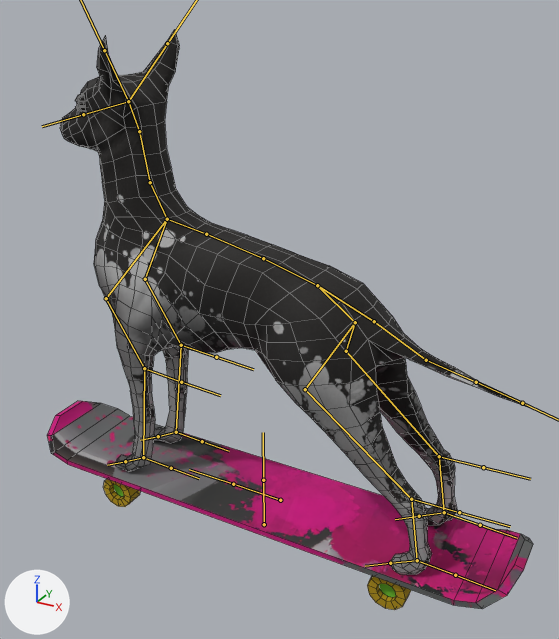
A saved change to the FBX model Assets/Models/Doggo/SK_Doggo.fbx.
One viewpoint serves both versions: a 50 mm lens placed at (1.84, -3.17, 2.91), pointed at (0.07, 0.06, 1.3). The axes (+X, +Y, +Z) are drawn at lower left. The lights are the same throughout. The bones that bend it are drawn over the model as lines. Mesh edges are drawn as thin lines.

The first picture shows 'Cube', 'Doggo_low'.
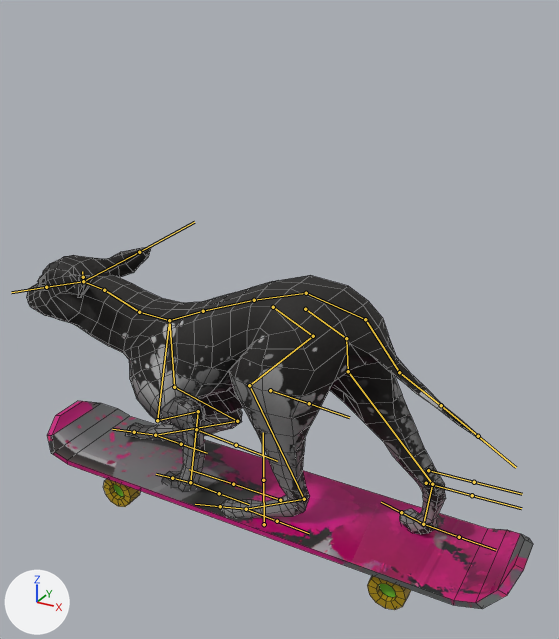
The newer file adds an action. The first version stands in its rest pose; the second is drawn at frame 1 of the action 'DoggoRig|Doggo_Jump'.

Where the change shows, as pixel boxes (x1, y1, x2, y2) in the pictures (559 x 639 px):
'Doggo_low', posed (48% shorter): before (60, 29, 529, 575); after (26, 248, 482, 534)
bone 'spine01', root to tip: before (317, 285) to (263, 258); after (306, 293) to (254, 300)
bone 'spine04', root to tip: before (167, 219) to (150, 182); after (169, 320) to (139, 312)
bone 'head', root to tip: before (128, 101) to (83, 114); after (83, 281) to (46, 287)
bone 'ear_l', root to tip: before (128, 101) to (104, 50); after (83, 281) to (83, 277)
bone 'ear_r', root to tip: before (128, 101) to (167, 43); after (83, 281) to (139, 252)
bone 'shoulder_l', root to tip: before (167, 219) to (106, 298); after (169, 320) to (157, 420)
bone 'upperarm_l', root to tip: before (106, 298) to (144, 368); after (157, 420) to (198, 411)
bone 'lowerarm_l', root to tip: before (144, 368) to (143, 457); after (198, 411) to (190, 482)
bone 'shoulder_r', root to tip: before (167, 219) to (145, 279); after (169, 320) to (174, 387)
bone 'upperarm_r', root to tip: before (145, 279) to (181, 345); after (174, 387) to (237, 421)
bone 'lowerarm_r', root to tip: before (181, 345) to (176, 432); after (237, 421) to (155, 435)
bone 'foot_f_r', root to tip: before (176, 432) to (158, 436); after (155, 435) to (134, 432)
bone 'tailroot', root to tip: before (317, 285) to (374, 321); after (306, 293) to (365, 319)
bone 'tail01', root to tip: before (374, 321) to (426, 360); after (365, 319) to (399, 372)
bone 'tail02', root to tip: before (426, 360) to (476, 382); after (399, 372) to (441, 405)
bone 'hip_l', root to tip: before (317, 285) to (355, 322); after (273, 307) to (313, 336)
bone 'upperleg_l', root to tip: before (355, 322) to (305, 389); after (313, 336) to (249, 385)
bone 'upperleg_02_l', root to tip: before (305, 389) to (411, 499); after (249, 385) to (304, 499)
bone 'shin_l', root to tip: before (411, 499) to (417, 560); after (304, 499) to (246, 509)
bone 'foot_b_r', root to tip: before (417, 560) to (390, 563); after (246, 509) to (220, 506)
bone 'hip_r', root to tip: before (317, 285) to (355, 322); after (305, 309) to (346, 338)
bone 'upperleg_02_r', root to tip: before (346, 351) to (439, 456); after (348, 371) to (432, 484)
bone 'shin_r', root to tip: before (439, 456) to (444, 512); after (432, 484) to (423, 524)

The edits, one by one:
Bone 'spine01' (bone_spine01) moves from (0.0, 0.0, 0.0) to (-0.065, 0.045, 0.0).
Bone 'spine01' (bone_spine01) turns from (0, 0, 0) to (0, 0, 34) degrees about its own x, y and z.
Bone 'spine04' (bone_spine04) turns from (0, 0, 0) to (0, 0, 26) degrees about its own x, y and z.
Bone 'head' (bone_head) turns from (0, 0, 0) to (0, 0, -60) degrees about its own x, y and z.
Bone 'ear_l' (bone_ear_l) turns from (0, 0, 0) to (58, -30, -100) degrees about its own x, y and z.
Bone 'ear_r' (bone_ear_r) turns from (0, 0, 0) to (58, 30, 100) degrees about its own x, y and z.
Bone 'shoulder_l' (bone_shoulder_l) turns from (0, 0, 0) to (0, 0, 1) degrees about its own x, y and z.
Bone 'upperarm_l' (bone_upperarm_l) turns from (0, 0, 0) to (15, -1, 53) degrees about its own x, y and z.
Bone 'lowerarm_l' (bone_lowerarm_l) turns from (0, 0, 0) to (-1, -1, -100) degrees about its own x, y and z.
Bone 'shoulder_r' (bone_shoulder_r) turns from (0, 0, 0) to (0, 4, 12) degrees about its own x, y and z.
Bone 'upperarm_r' (bone_upperarm_r) turns from (0, 0, 0) to (9, 0, -15) degrees about its own x, y and z.
Bone 'lowerarm_r' (bone_lowerarm_r) turns from (0, 0, 0) to (-1, 1, 99) degrees about its own x, y and z.
Bone 'foot_f_r' (bone_foot_f_r) turns from (0, 0, 0) to (0, 0, -41) degrees about its own x, y and z.
Bone 'tailroot' (bone_tailroot) moves from (0.0, 0.0, 0.0) to (0.0, -0.037, -0.069).
Bone 'tailroot' (bone_tailroot) turns from (0, 0, 0) to (9, 0, 0) degrees about its own x, y and z.
Bone 'tail01' (bone_tail01) turns from (0, 0, 0) to (-33, 0, 0) degrees about its own x, y and z.
Bone 'tail02' (bone_tail02) turns from (0, 0, 0) to (7, 0, 0) degrees about its own x, y and z.
Bone 'hip_l' (bone_hip_l) moves from (0.0, 0.0, 0.0) to (0.0, -0.101, 0.278).
Bone 'hip_l' (bone_hip_l) turns from (0, 0, 0) to (-10, 0, 0) degrees about its own x, y and z.
Bone 'upperleg_l' (bone_upperleg_l) turns from (0, 0, 0) to (25, -17, -4) degrees about its own x, y and z.
Bone 'upperleg_02_l' (bone_upperleg_02_l) turns from (0, 0, 0) to (10, -8, -8) degrees about its own x, y and z.
Bone 'shin_l' (bone_shin_l) turns from (0, 0, 0) to (50, -2, 4) degrees about its own x, y and z.
Bone 'foot_b_r' (bone_foot_b_r) turns from (0, 0, 0) to (-55, -1, -3) degrees about its own x, y and z.
Bone 'hip_r' (bone_hip_r) moves from (0.0, 0.0, 0.0) to (0.0, 0.03, 0.146).
Bone 'hip_r' (bone_hip_r) turns from (0, 0, 0) to (-10, 0, 0) degrees about its own x, y and z.
Bone 'upperleg_02_r' (bone_upperleg_02_r) turns from (0, 0, 0) to (6, 16, 16) degrees about its own x, y and z.
Bone 'shin_r' (bone_shin_r) turns from (0, 0, 0) to (29, 1, -3) degrees about its own x, y and z.
